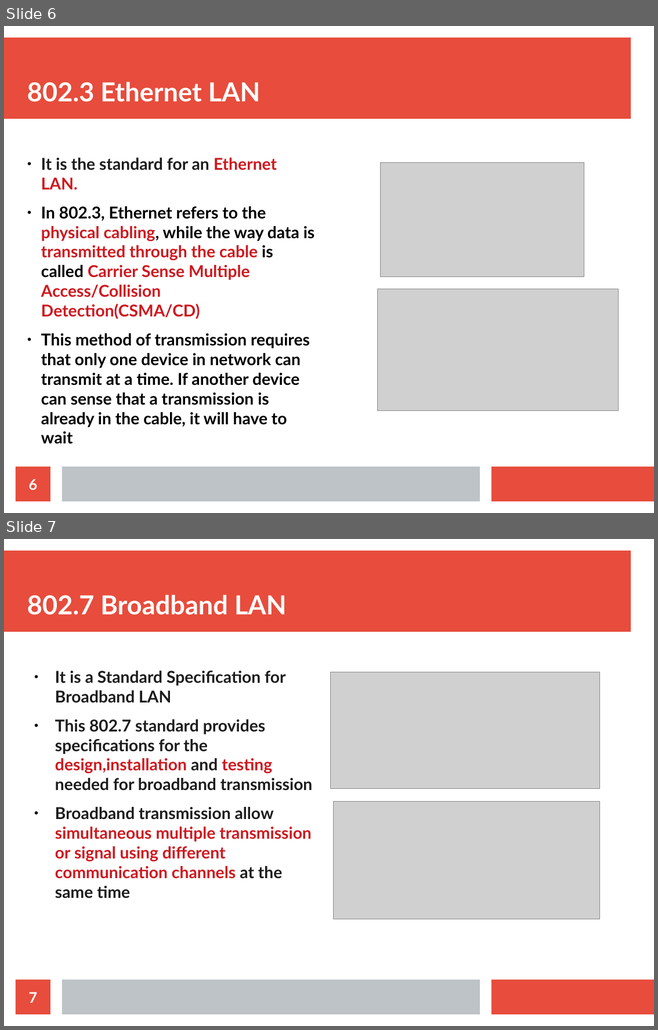
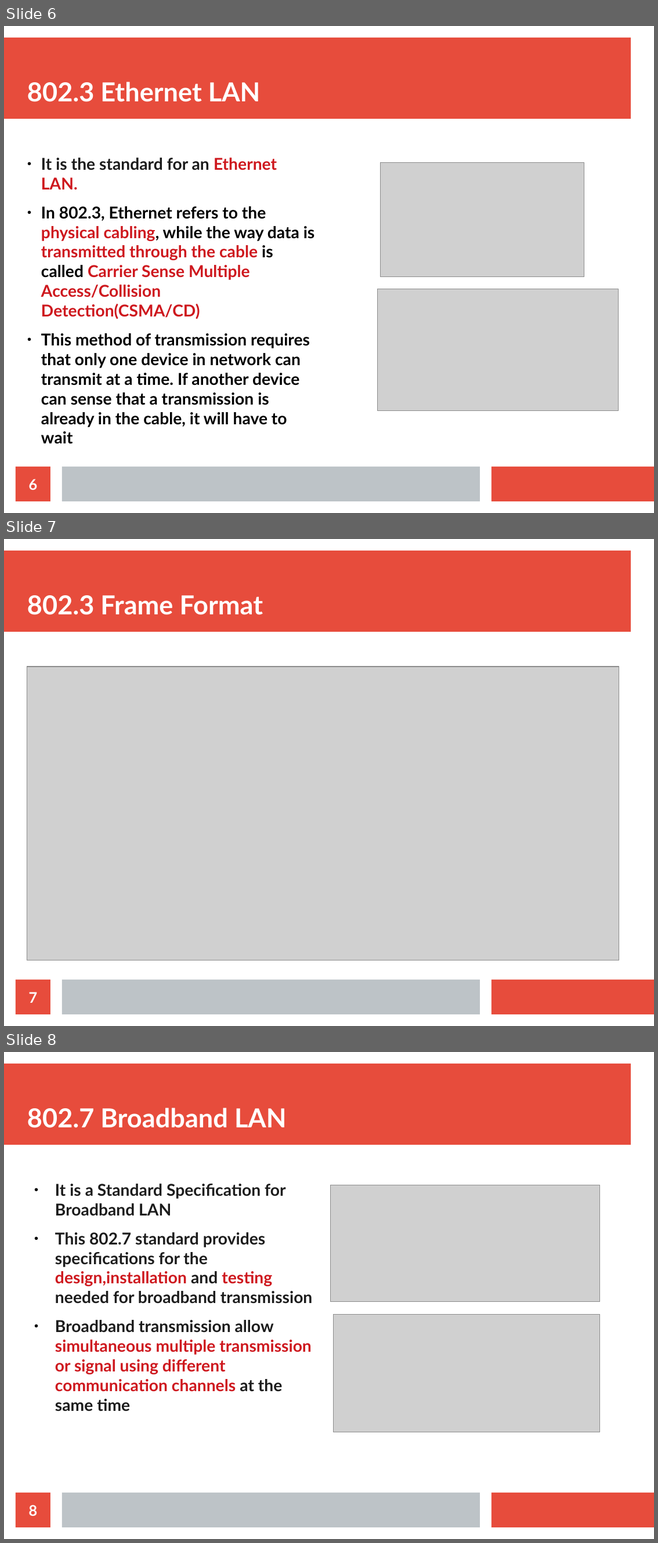
Before and after one commit to kanhaji/CN_Presentation_Section_C, a slide deck: CN PRESENTATION.odp. Shown one above the other, each under a label of ours: slides 6 and 7 before the commit, slides 6, 7 and 8 after it. The pictures are 658x1030 and 658x1543 pixels, drawn with LibreOffice and Linux fonts; fonts in the diff are those of the drawing; grey boxes stand for pictures. Boxes give left, top, right and bottom in pixels: in the first picture for what was removed or moved away, otherwise in the second. Text is boxed around its words. In the diff, an @@ line names an element or a change of style, - is before the commit and + after.

```diff
--- a/CN PRESENTATION.odp
+++ b/CN PRESENTATION.odp
@@ slide 7 added at [4,539,654,1026], background #FFFFFF; not listed: 3 template elements that a slide beside it also shows @@
@@ title added at [27,595,263,615], 32 pt, text #FFFFFF, bold @@
+802.3 Frame Format
@@ picture added at [27,667,619,961] @@
@@ page number added at [16,980,50,1015], fill #E74C3C, 18 pt, text #FFFFFF, bold @@
+7
@@ what was slide 7 is now slide 8 @@
@@ page number at [29,1505,38,1516]: text changed @@
-7
+8
```
Also in this commit, not shown: 2 slides changed.
